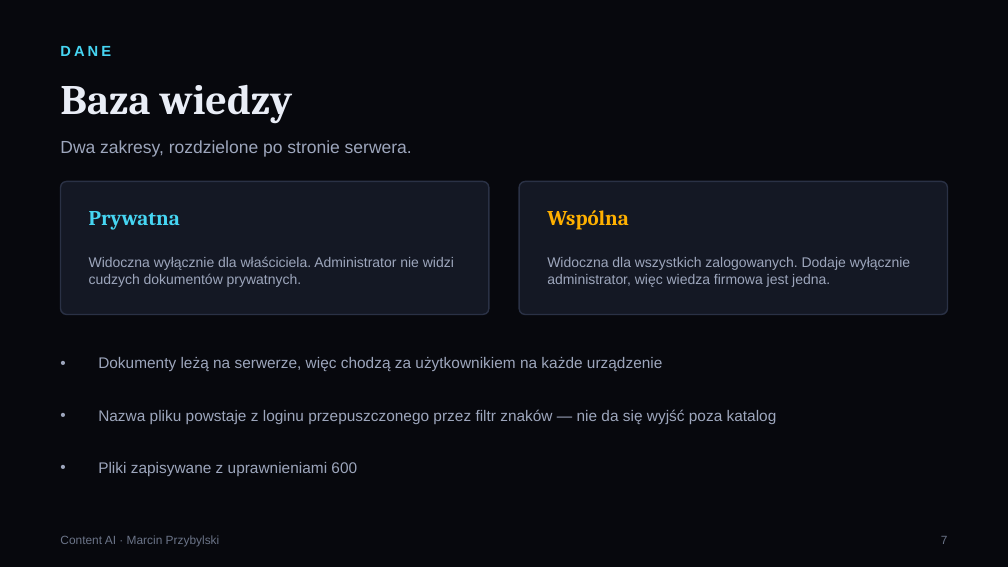
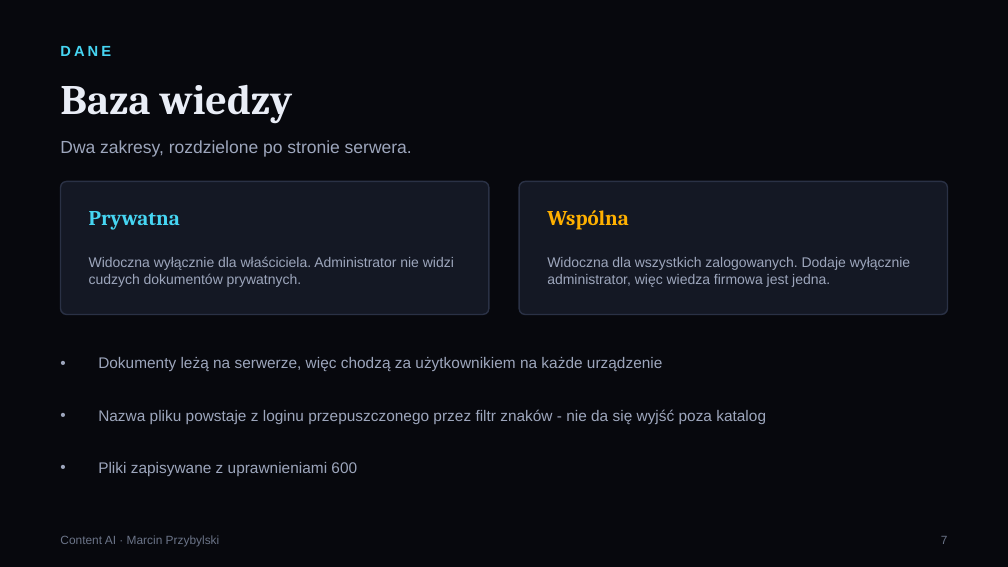
Before and after one commit to Marcin1000/ContentAI, a slide deck: slide 8 of prezentacje/PL/ContentAI_Security.pptx. Drawn at 1008x567 pixels with LibreOffice and Linux fonts; fonts in the diff are those of the drawing. Boxes give left, top, right and bottom in pixels: in the first picture for what was removed or moved away, otherwise in the second. Text is boxed around its words. In the diff, an @@ line names an element or a change of style, - is before the commit and + after.

```diff
--- a/prezentacje/PL/ContentAI_Security.pptx
+++ b/prezentacje/PL/ContentAI_Security.pptx
@@ text at (98, 409, 766, 424): text changed @@
-• Nazwa pliku powstaje z loginu przepuszczonego przez filtr znaków — nie da się wyjść poza katalog
+• Nazwa pliku powstaje z loginu przepuszczonego przez filtr znaków - nie da się wyjść poza katalog
```
Also in this commit, not shown: 7 other slides changed, 17 other files.
